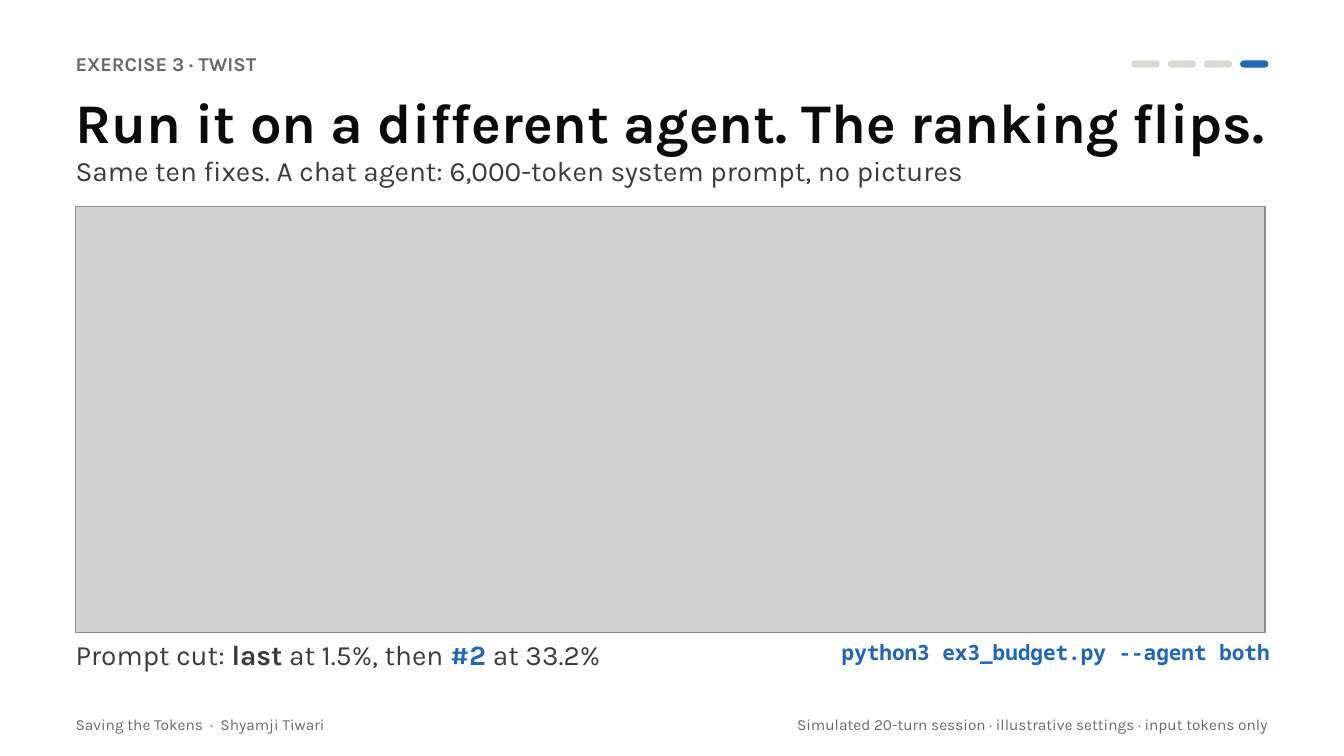
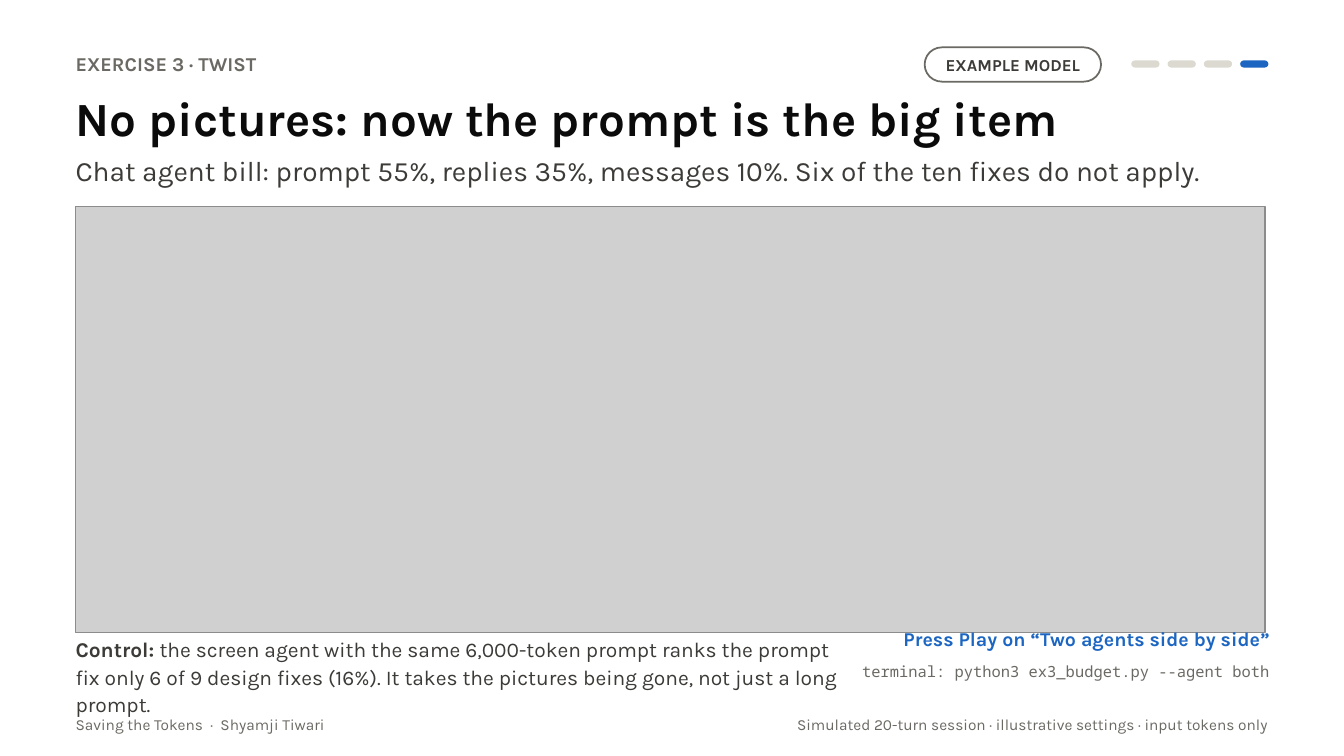
Before and after one commit to SwarnaRavali/agentic-ai-26, a slide deck: slide 17 of Saving-the-Tokens/slides/Saving_the_Tokens.pptx. Drawn at 1344x756 pixels with LibreOffice and Linux fonts; fonts in the diff are those of the drawing; grey boxes stand for pictures. Boxes give left, top, right and bottom in pixels: in the first picture for what was removed or moved away, otherwise in the second. Text is boxed around its words. In the diff, an @@ line names an element or a change of style, - is before the commit and + after.

Commit message:
Saving the Tokens: Colab-first setup, corrected numbers, new slides and scripts

```diff
--- a/Saving-the-Tokens/slides/Saving_the_Tokens.pptx
+++ b/Saving-the-Tokens/slides/Saving_the_Tokens.pptx
@@ rounded rectangle added at (925,47,1101,82), fill #FFFFFF, outline #6B6963 1.25 pt, 12 pt, text #3C3B38, bold @@
+EXAMPLE MODEL
@@ text at (76,102,1058,147): text changed; size 40 to 34 pt @@
-Run it on a different agent. The ranking flips.
+No pictures: now the prompt is the big item
@@ text at (76,161,1199,188): text changed @@
-Same ten fixes. A chat agent: 6,000-token system prompt, no pictures
+Chat agent bill: prompt 55%, replies 35%, messages 10%. Six of the ten fixes do not apply.
@@ text added at (903,628,1270,652), 14 pt, text #1C66C2, bold @@
+Press Play on “Two agents side by side”
@@ text removed at (76,645,600,672) @@
-Prompt cut: last at 1.5%, then #2 at 33.2%
@@ text added at (76,642,837,717), 15 pt, text #3C3B38 @@
+Control: the screen agent with the same 6,000-token prompt ranks the prompt fix only 6 of 9 design fixes (16%). It takes the pictures being gone, not just a long prompt.
@@ text at (862,665,1269,681): text changed; size 15 to 11 pt; text colour #1C66C2 to #6B6963; bold off @@
-python3 ex3_budget.py --agent both
+terminal: python3 ex3_budget.py --agent both
```
Also in this commit, not shown: 17 other slides changed, 11 other files.
